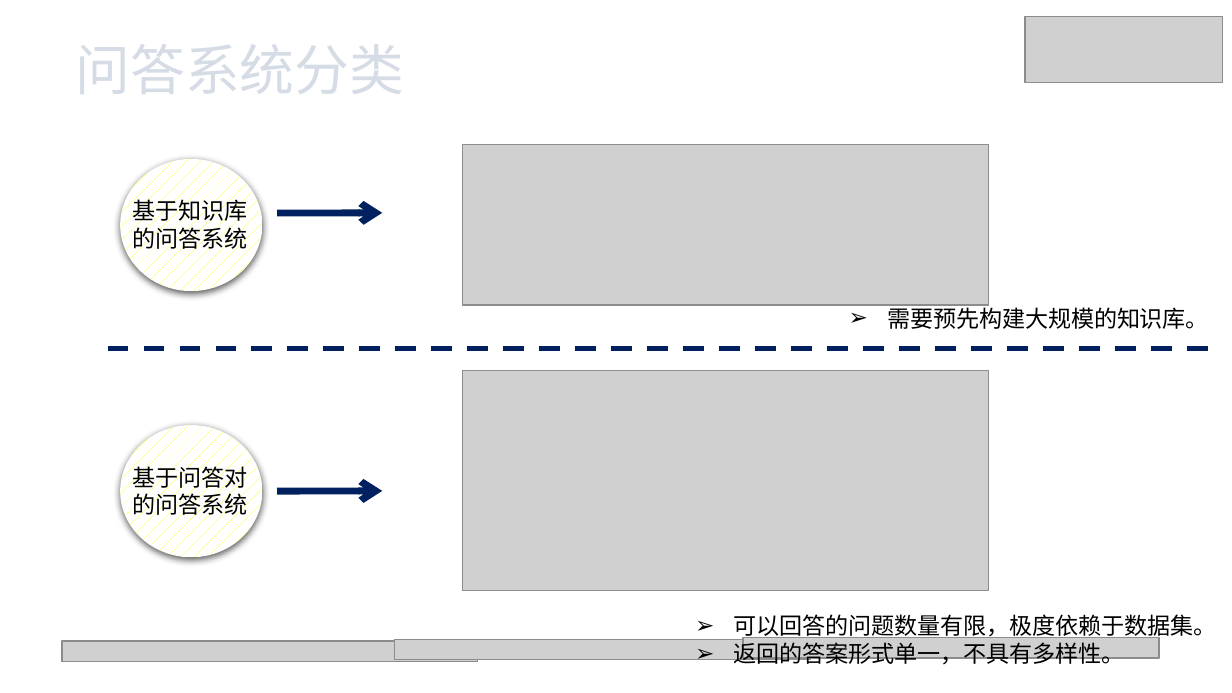
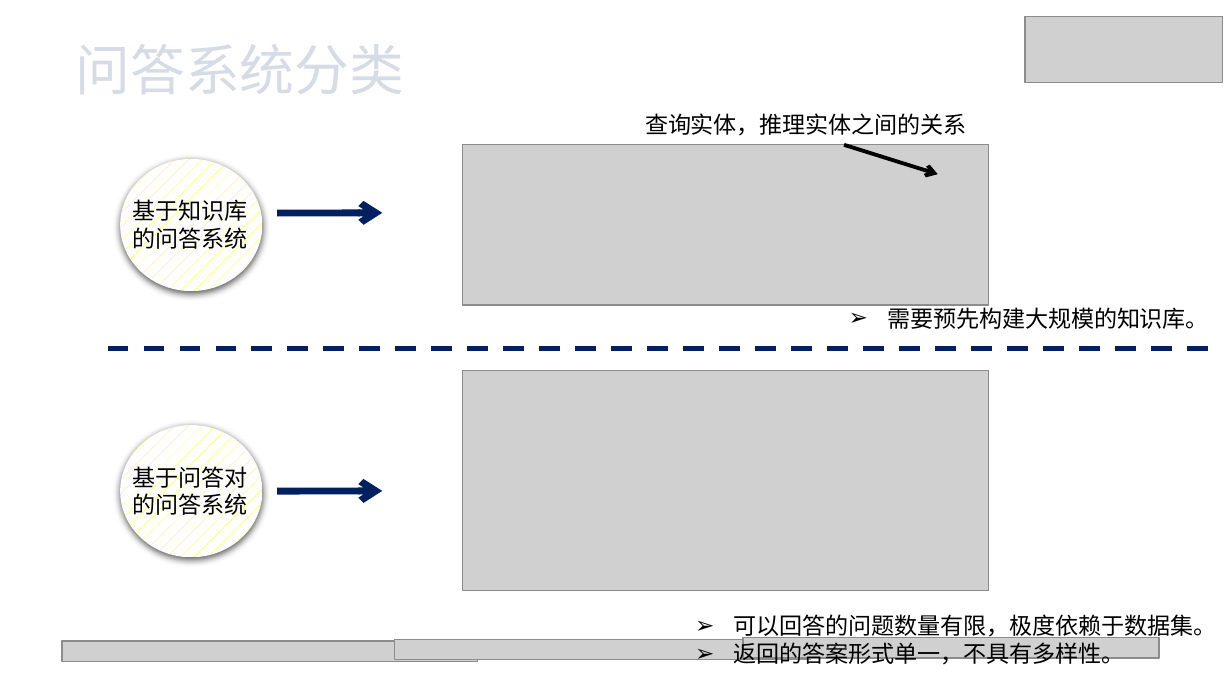
Before and after one commit to xhsun1997/ChineseMRC, a slide deck: slide 4 of 孙相会.pptx. Drawn at 1232x693 pixels with LibreOffice and Linux fonts; fonts in the diff are those of the drawing; grey boxes stand for pictures. Boxes give left, top, right and bottom in pixels: in the first picture for what was removed or moved away, otherwise in the second. Text is boxed around its words. In the diff, an @@ line names an element or a change of style, - is before the commit and + after.

```diff
--- a/孙相会.pptx
+++ b/孙相会.pptx
@@ text added at <box>645,113,967,136</box>, 13.5 pt, text #000000 @@
+查询实体，推理实体之间的关系
@@ arrow added from (844, 145) to (938, 174), #000000 2.25 pt @@
```
Also in this commit, not shown: 7 other slides changed, 1 slide added, 6 slides removed.
